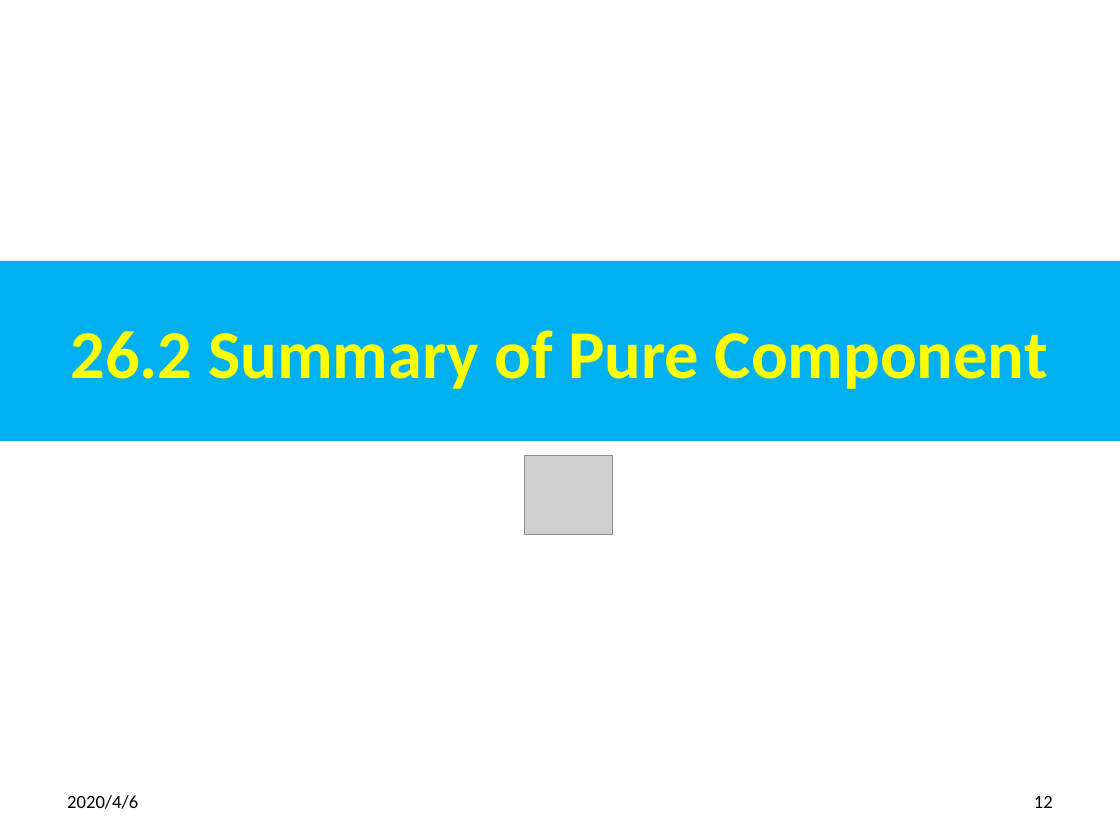
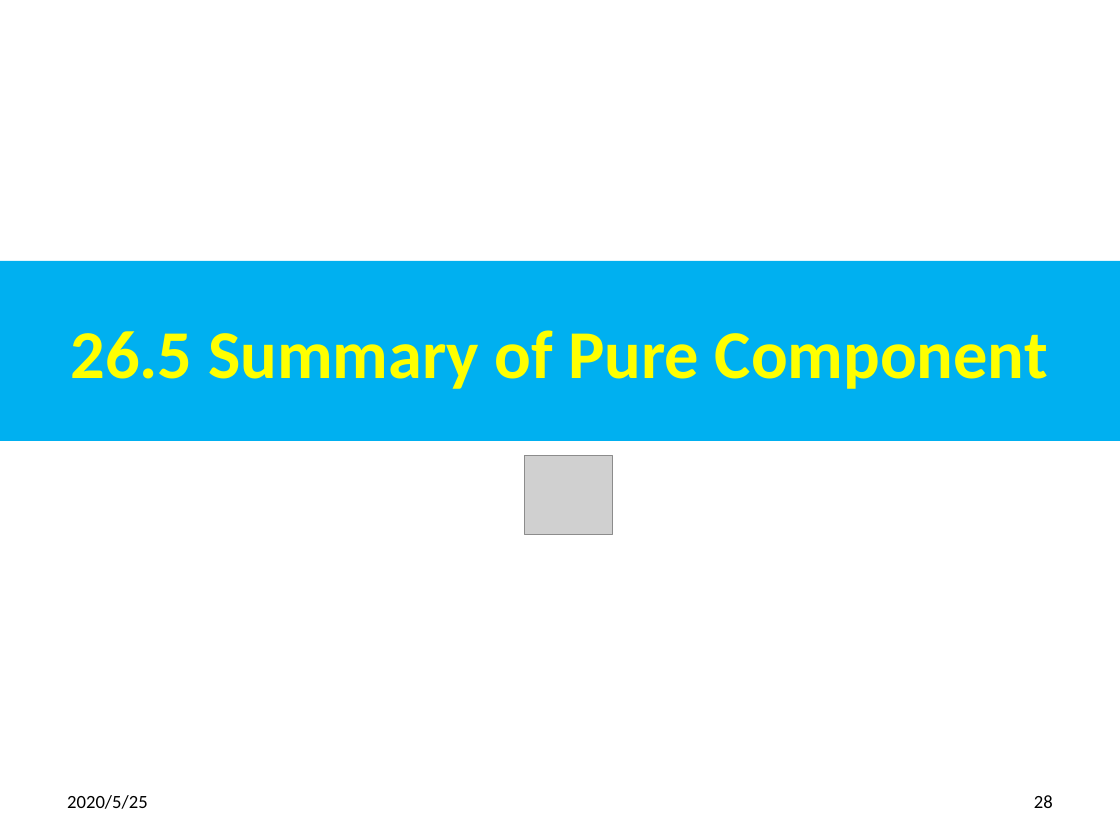
Before and after one commit to peterhchen/800-React-Hook, a slide deck: slide 28 of 26_PureComp.pptx (slide 12 before the commit). Drawn at 1120x840 pixels with LibreOffice and Linux fonts; fonts in the diff are those of the drawing; grey boxes stand for pictures. Boxes give left, top, right and bottom in pixels: in the first picture for what was removed or moved away, otherwise in the second. Text is boxed around its words. In the diff, an @@ line names an element or a change of style, - is before the commit and + after.

Commit message:
Pure Component
What is pure component?
In regular component class, it extends the comopont class.
In pure component class, it extends the pure component class.
The pure compnent class, it performs the shallow comparison in primitive and complex object (e.g., dictionary).
If there is nothing change, the shouldComponentUpdate perform the shallow comparison (true/false).
If the shouldComponentUpdate return true, the UI will be re-rendered.
If the shouldComponentUpdate return false, the UI will not be re-rendered.

```diff
--- a/26_PureComp.pptx
+++ b/26_PureComp.pptx
@@ title at (x1=70, y1=330, x2=1048, y2=389): text changed @@
-26.2 Summary of Pure Component
+26.5 Summary of Pure Component
@@ text at (x1=67, y1=795, x2=148, y2=809): text changed @@
-2020/4/6
+2020/5/25
@@ page number at (x1=1034, y1=795, x2=1053, y2=808): text changed @@
-12
+28
```
Also in this commit, not shown: 13 other slides changed, 16 slides added, 1 other file.
